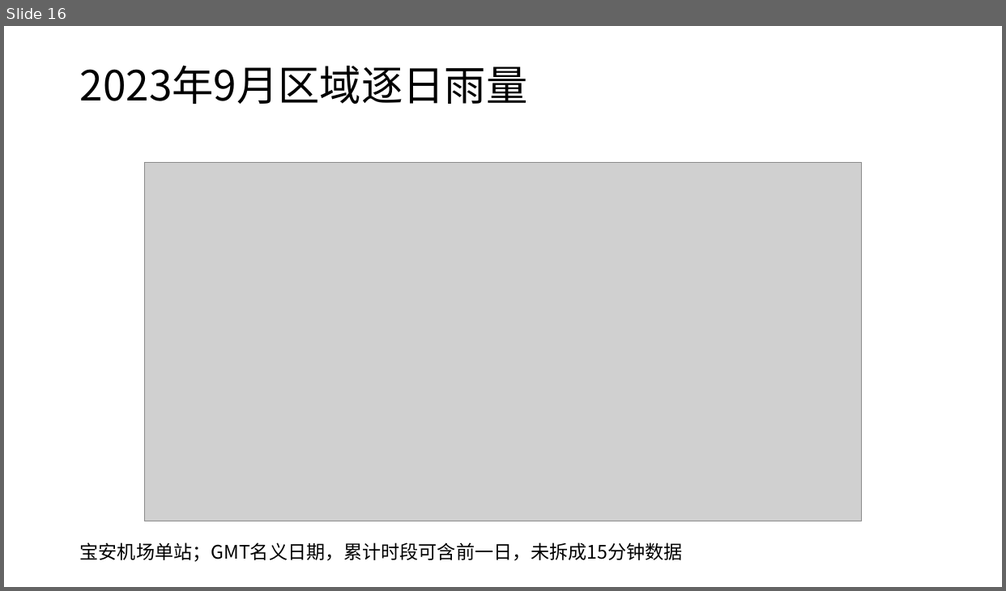
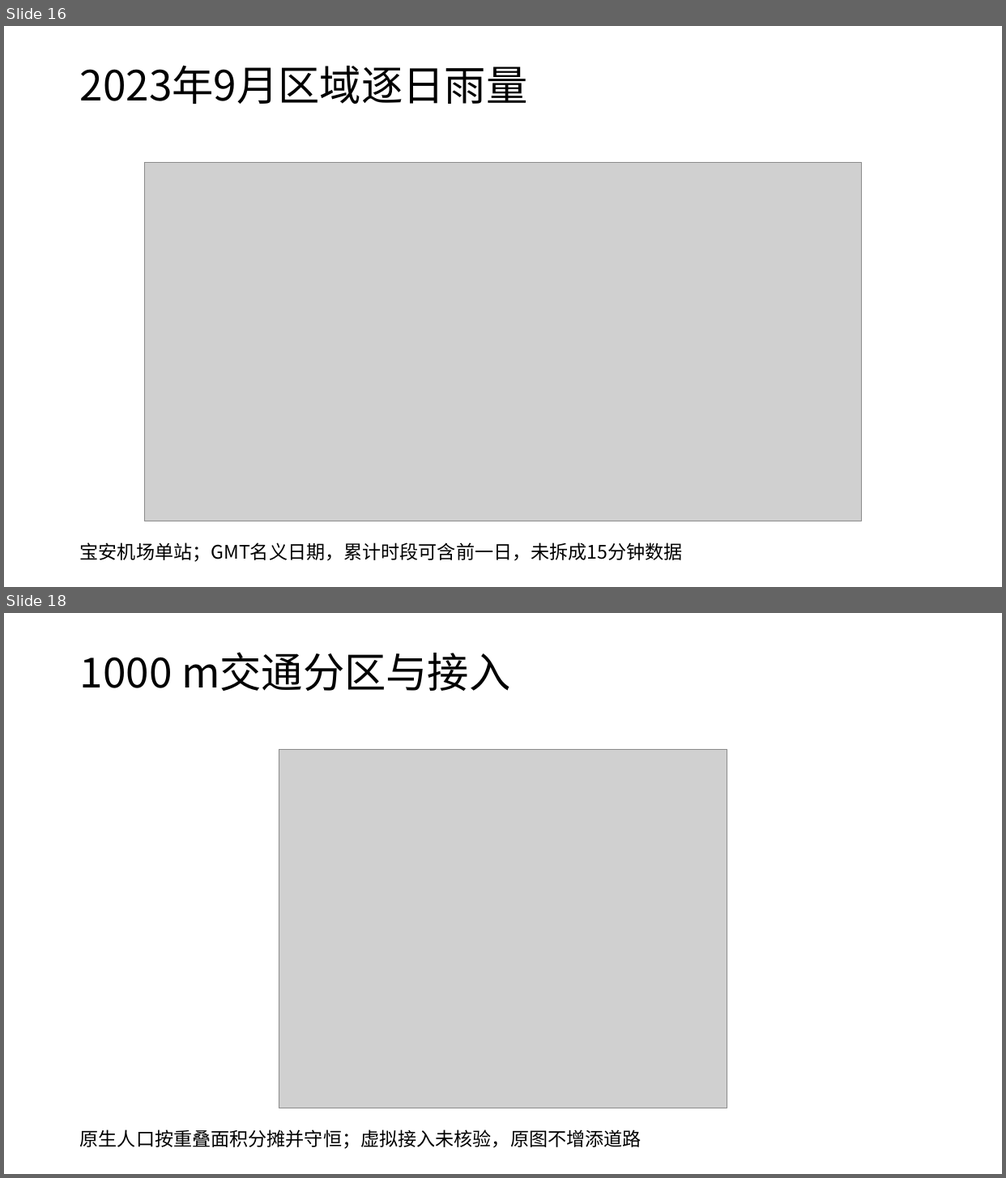
Before and after one commit to zhzhzh666/jiaotong, a slide deck: docs/deliverables/开题与阶段进展汇报.pptx. Shown one above the other, each under a label of ours: slide 16 before the commit, slides 16 and 18 after it; the slides between them are not shown. The pictures are 1006x591 and 1006x1178 pixels, drawn with LibreOffice and Linux fonts; fonts in the diff are those of the drawing; grey boxes stand for pictures. Boxes give left, top, right and bottom in pixels: in the first picture for what was removed or moved away, otherwise in the second. Text is boxed around its words. In the diff, an @@ line names an element or a change of style, - is before the commit and + after.

Commit message:
Accept Phase 03 replay and synchronize Word PPT and runtime figures

```diff
--- a/docs/deliverables/开题与阶段进展汇报.pptx
+++ b/docs/deliverables/开题与阶段进展汇报.pptx
@@ slide 18 added at [4, 613, 1002, 1174], background #FFFFFF @@
@@ text added at [80, 652, 511, 691], 40 pt, text #000000 @@
+1000 m交通分区与接入
@@ picture added at [279, 749, 727, 1108] @@
@@ text added at [80, 1130, 641, 1149], 18 pt, text #000000 @@
+原生人口按重叠面积分摊并守恒；虚拟接入未核验，原图不增添道路
```
Also in this commit, not shown: 3 slides changed, 5 other slides added, 28 other files.
